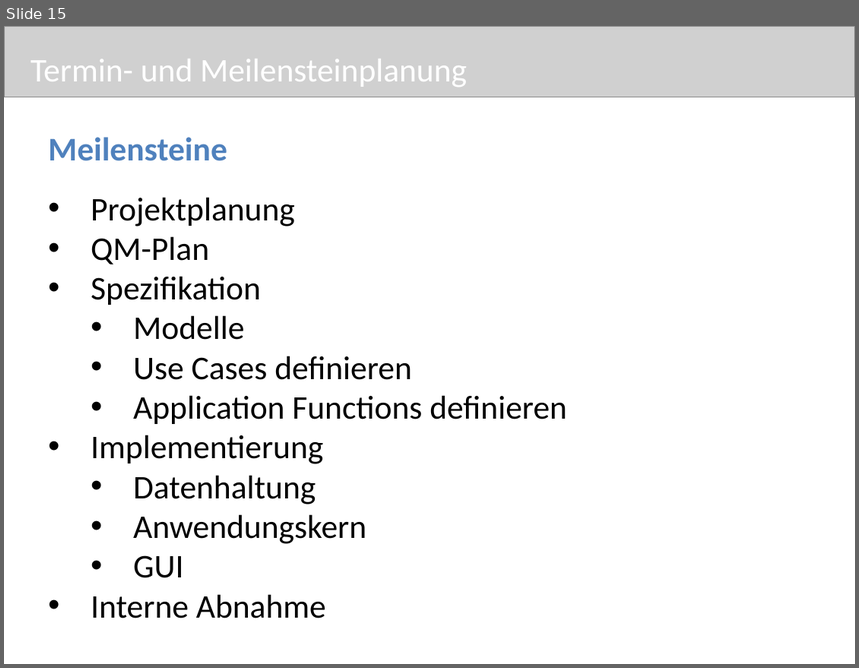
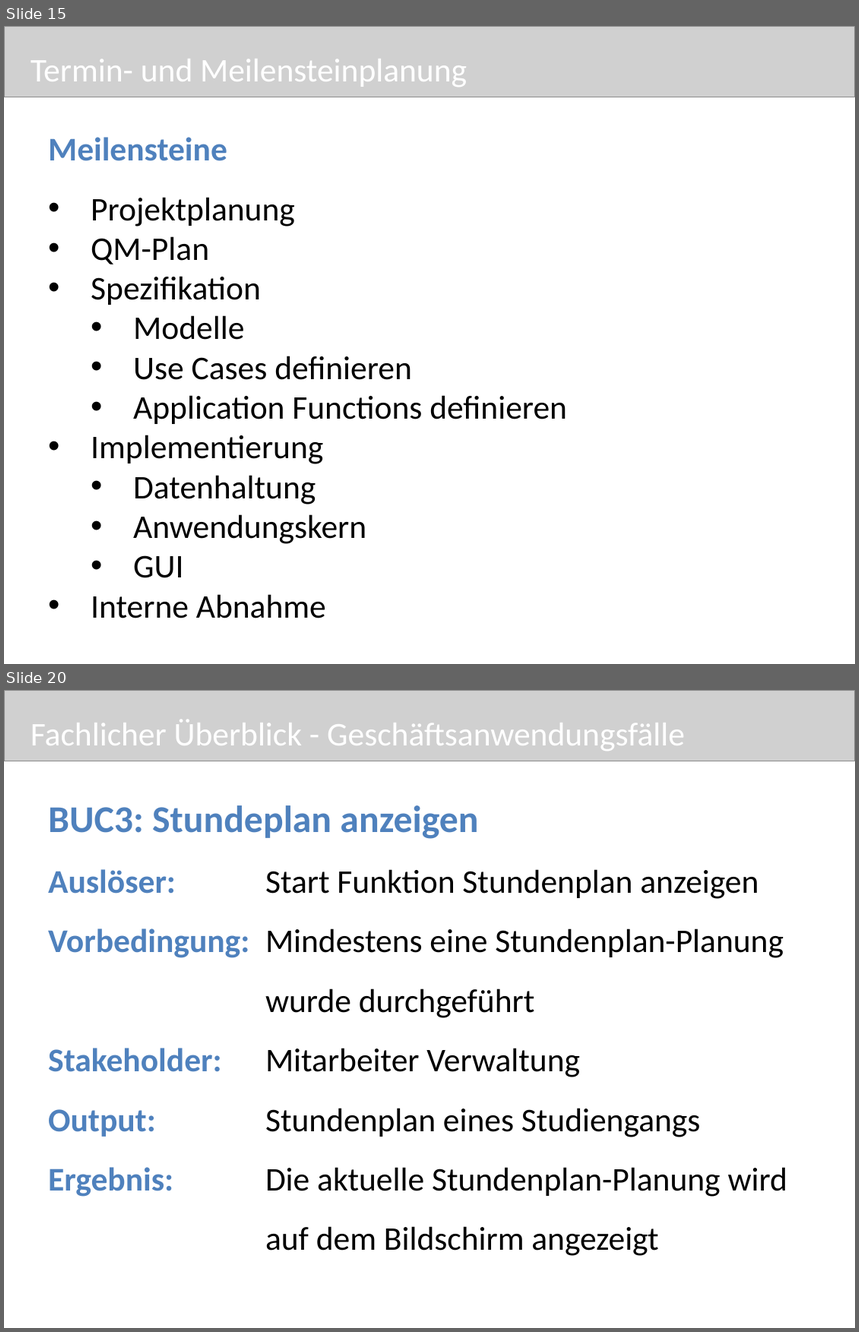
Before and after one commit to pdauwe/Softwareprojekt_BIM, a slide deck: Doku/Praesi1.pptx. Shown one above the other, each under a label of ours: slide 15 before the commit, slides 15 and 20 after it; the slides between them are not shown. The pictures are 859x668 and 859x1332 pixels, drawn with LibreOffice and Linux fonts; fonts in the diff are those of the drawing; grey boxes stand for pictures. Boxes give left, top, right and bottom in pixels: in the first picture for what was removed or moved away, otherwise in the second. Text is boxed around its words. In the diff, an @@ line names an element or a change of style, - is before the commit and + after.

```diff
--- a/Doku/Praesi1.pptx
+++ b/Doku/Praesi1.pptx
@@ slide 20 added at (x1=4, y1=690, x2=855, y2=1328), background #FFFFFF @@
@@ picture added at (x1=4, y1=690, x2=855, y2=761) @@
@@ title added at (x1=31, y1=719, x2=685, y2=751), 28 pt, text #FFFFFF @@
+Fachlicher Überblick - Geschäftsanwendungsfälle
@@ text added at (x1=48, y1=806, x2=788, y2=1256), 28 pt, text #000000 @@
+BUC3: Stundeplan anzeigen
+Auslöser: Start Funktion Stundenplan anzeigen
+Vorbedingung: Mindestens eine Stundenplan-Planung
+wurde durchgeführt
+Stakeholder: Mitarbeiter Verwaltung
+Output: Stundenplan eines Studiengangs
+Ergebnis: Die aktuelle Stundenplan-Planung wird
+auf dem Bildschirm angezeigt
```
Also in this commit, not shown: 9 slides changed, 3 other slides added.
